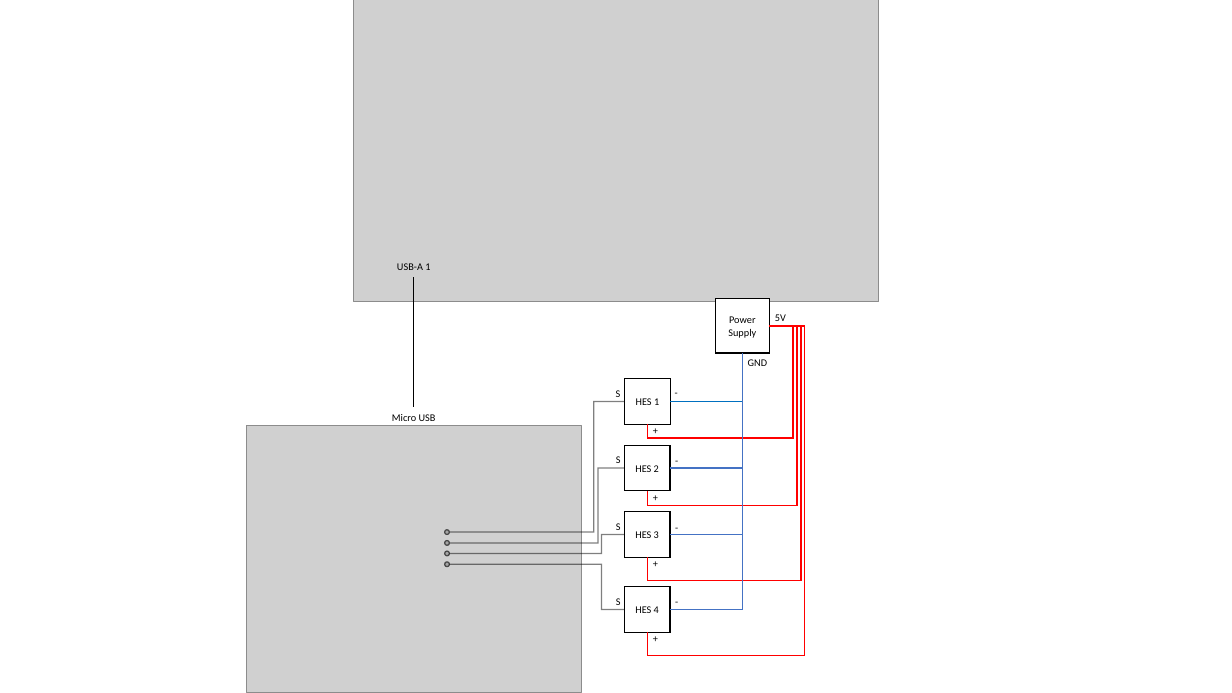
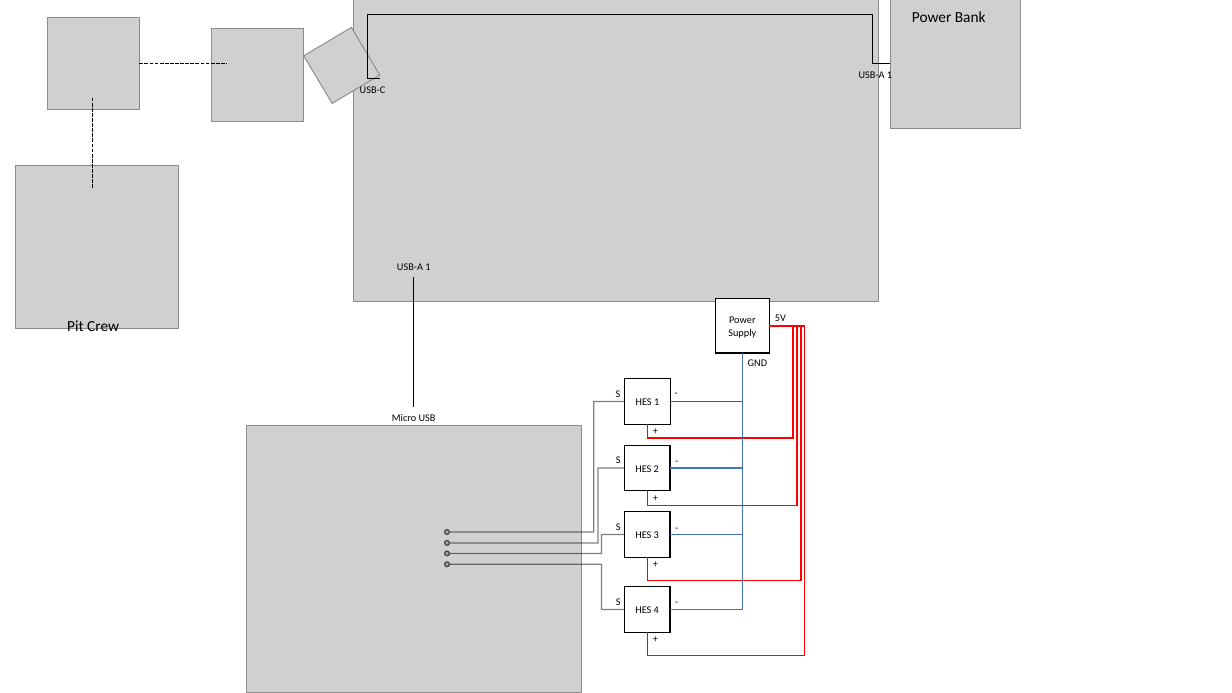
Before and after one commit to ProjectNeura/LEADS, a slide deck: slide 1 of design/Pin Config.pptx. Drawn at 1232x693 pixels with LibreOffice and Linux fonts; fonts in the diff are those of the drawing; grey boxes stand for pictures. Boxes give left, top, right and bottom in pixels: in the first picture for what was removed or moved away, otherwise in the second. Text is boxed around its words. In the diff, an @@ line names an element or a change of style, - is before the commit and + after.

```diff
--- a/design/Pin Config.pptx
+++ b/design/Pin Config.pptx
@@ picture added at box(47, 18, 140, 110) @@
@@ picture added at box(212, 29, 304, 121) @@
@@ picture added at box(304, 28, 380, 104) @@
@@ elbow line added from (380, 79) to (662, 15), #000000 1 pt @@
@@ elbow line added from (891, 64) to (662, 15), #000000 1 pt @@
@@ picture added at box(891, 0, 1021, 128) @@
@@ text added at box(912, 11, 986, 22), 12 pt, text #000000 @@
+Power Bank
@@ line added from (140, 64) to (227, 64), #000000 1 pt dashed @@
@@ text added at box(360, 85, 386, 93), 8 pt, text #000000 @@
+USB-C
@@ text added at box(859, 70, 892, 82), 8 pt, text #000000 @@
+USB-A 1
@@ line added from (92, 98) to (92, 189), #000000 1 pt dashed @@
@@ picture added at box(16, 165, 179, 329) @@
@@ text added at box(67, 320, 119, 336), 12 pt, text #000000 @@
+Pit Crew
```
Also in this commit, not shown: 1 other file.
